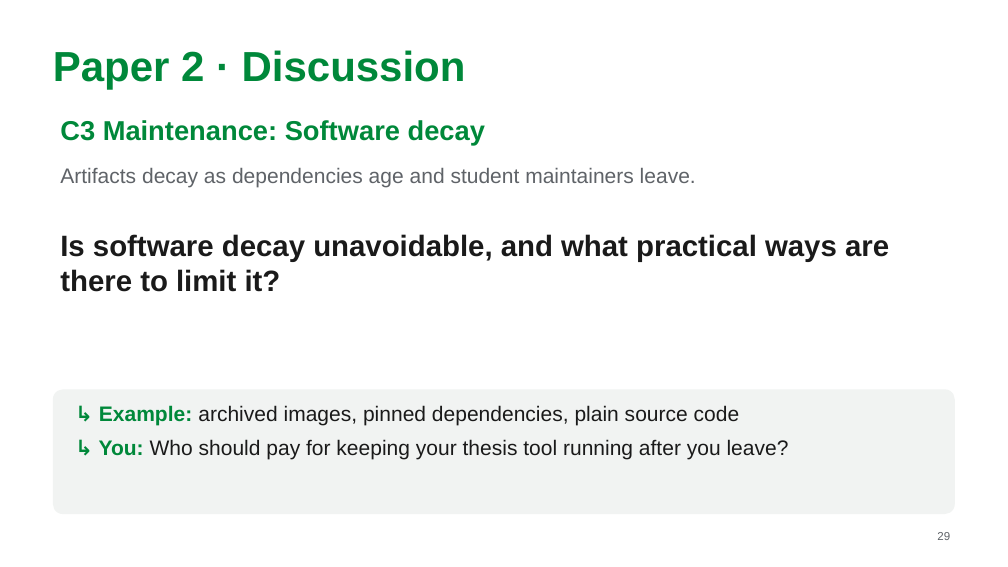
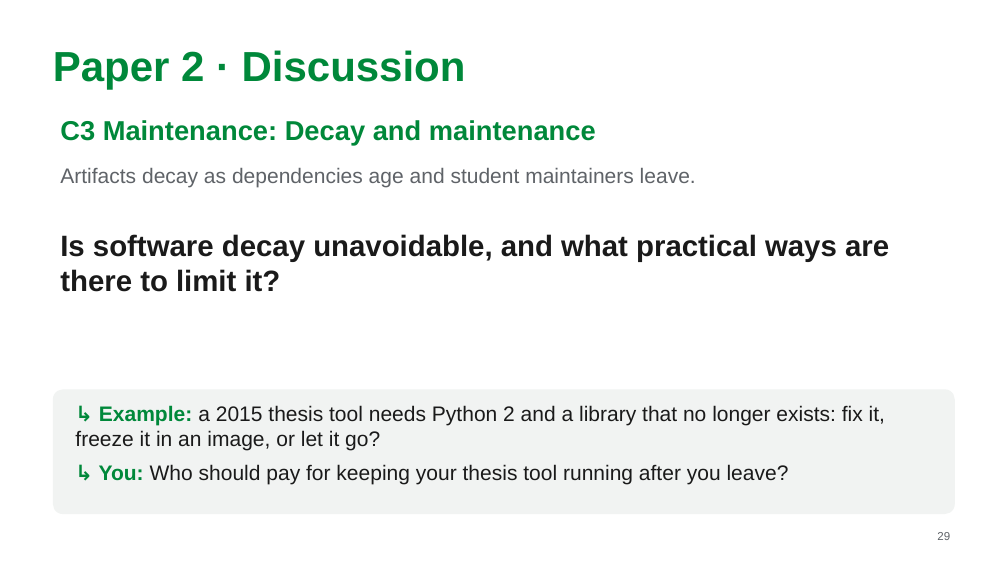
Before and after one commit to MarkAndreDuesing/Reprod_Docs_And_Notes, a slide deck: slide 29 of Vorl_2/slides/lecture2-team-paper2.pptx. Drawn at 1008x567 pixels with LibreOffice and Linux fonts; fonts in the diff are those of the drawing. Boxes give left, top, right and bottom in pixels: in the first picture for what was removed or moved away, otherwise in the second. Text is boxed around its words. In the diff, an @@ line names an element or a change of style, - is before the commit and + after.

```diff
--- a/Vorl_2/slides/lecture2-team-paper2.pptx
+++ b/Vorl_2/slides/lecture2-team-paper2.pptx
@@ text at (x1=60, y1=120, x2=596, y2=145): text changed @@
-C3 Maintenance: Software decay
+C3 Maintenance: Decay and maintenance
@@ text at (x1=75, y1=405, x2=885, y2=451): text changed @@
-↳ Example: archived images, pinned dependencies, plain source code
+↳ Example: a 2015 thesis tool needs Python 2 and a library that no longer exists: fix it, freeze it in an image, or let it go?
```
Also in this commit, not shown: 7 other slides changed, 2 other files.
